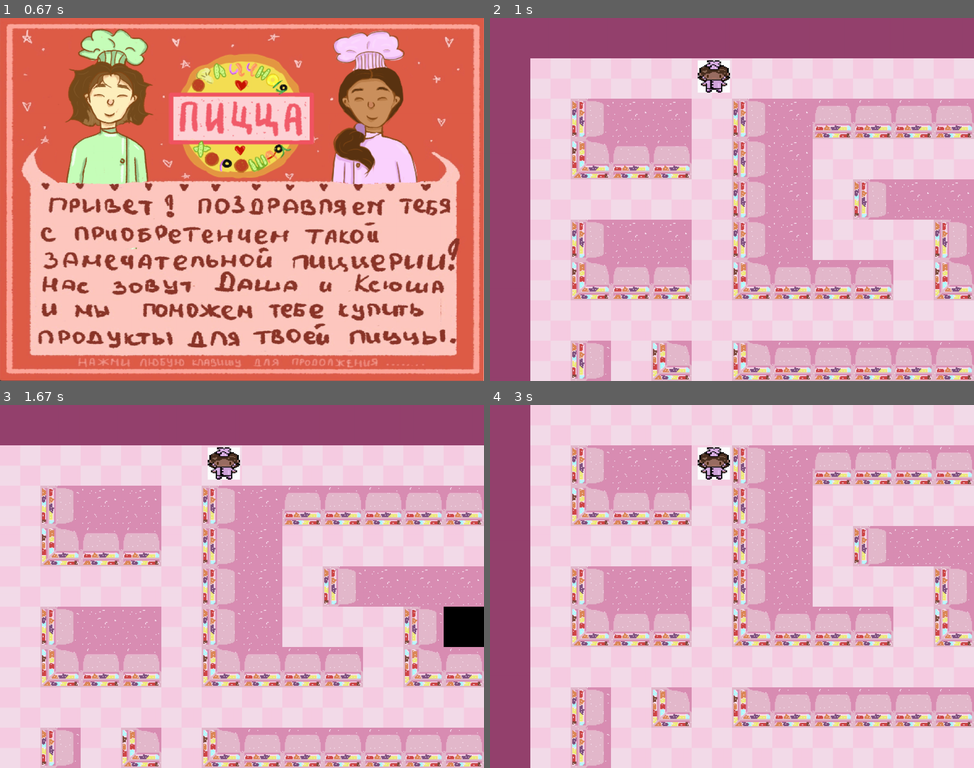
Above: before the commit, frames 1-4 (two rows, left to right).
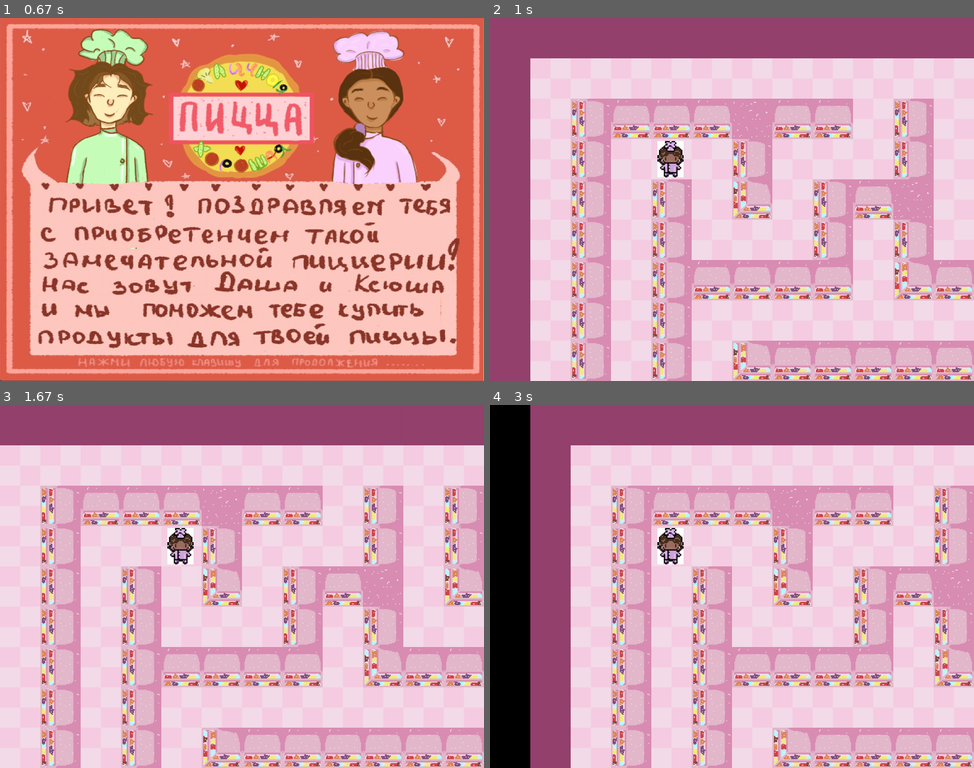
Above: after the commit, the same moments.

Repository: KsenyaShestakova/pygame_project
Game: pygame game, started from 1.py
The game is run twice, just before and just after one commit, with the same random seed, the same clock (stepped at 60 frames per second) and the same inputs.
Inputs (mouse positions are in pixels of both pictures, inside the frame that each line leads up to):
- Up to frame 1 (0.67 s): click (353, 148) at 0.38 s
- Up to frame 2 (1 s): hold D from 0.67 s (still down)
- Up to frame 3 (1.67 s): release D at 1.13 s; hold W 1.17-1.47 s; hold D from 1.5 s (still down)
- Up to frame 4 (3 s): release D at 1.97 s; hold A 2-2.53 s; hold S 2.57-2.87 s; hold A from 2.9 s (still down)

Frame 1 is identical in both runs. In frame 2, 25% of the frame differs, in the area x 16-100%, y 11-100%; in frame 3, 29%; in frame 4, 72%, in the area x 0-100%, y 0-100%.

Commit message:
fix level 1 and add level 2 and 3

Diff:
--- a/Игра/1.py
+++ b/1.py
@@ -124,7 +124,7 @@
 class Player(pygame.sprite.Sprite):
     def __init__(self, pos_x, pos_y):
         super().__init__(player_group, all_sprites)
-        self.image = player_image
+        self.image = player_k_image
         self.rect = self.image.get_rect().move(
             tile_width * pos_x + 15, tile_height * pos_y + 5)
         self.pos = (pos_x, pos_y)
@@ -178,13 +178,13 @@
         if y > 0 and (level_map[y - 1][x] == "." or level_map[y - 1][x] == "@"):
             player.move(x, y - 1)
     elif movement == "down":
-        if y < level_y and (level_map[y + 1][x] == "." or level_map[y + 1][x] == "@"):
+        if y < max_y and (level_map[y + 1][x] == "." or level_map[y + 1][x] == "@"):
             player.move(x, y + 1)
     elif movement == "left":
         if x > 0 and (level_map[y][x - 1] == "." or level_map[y][x - 1] == "@"):
             player.move(x - 1, y)
     elif movement == "right":
-        if x < level_y and (level_map[y][x + 1] == "." or level_map[y][x + 1] == "@"):
+        if x < max_x and (level_map[y][x + 1] == "." or level_map[y][x + 1] == "@"):
             player.move(x + 1, y)
 
 
@@ -205,15 +205,16 @@
     '#': pygame.transform.scale(load_image('TEXTURE_wall.jpg'), (100, 100)),
     'empty': pygame.transform.scale(load_image('TEXTURE_pol.jpg'), (100, 100))
 }
-player_image = pygame.transform.scale(load_image('PERS_K.jpg', -1), (80, 80))
+player_k_image = pygame.transform.scale(load_image('PERS_K.jpg', -1), (65, 90))
+player_d_image = pygame.transform.scale(load_image('PERS_D.jpg', -1), (65, 90))
 
 tile_width = tile_height = 100
 
 
 start_screen()
 story()
-level_map = load_level('test_map_Dasha.txt')
-player, level_x, level_y = generate_level(level_map)
+level_map = load_level('level_3.txt')
+player, max_x, max_y = generate_level(level_map)
 
 running = True
 while running:
--- /dev/null
+++ b/level_2.txt
@@ -0,0 +1,28 @@
+###################
+#000.....1...3.322#
+#000.322.3.32.....#
+#00?..........120.#
+#00.1.1.1.1.1.1.3.#
+#00.1.1.1.1.1.1...#
+#00.1.1...1.1.3222#
+#00.1.1.1.1.1.....#
+#...3.3.3.3.10....#
+#.1.........10....#
+#.10000.1.10000...#
+#.1...1.1.1...100.#
+#.1.1.1.1.1.1.320.#
+#.1.1.1.1.1*1...1.#
+#.1.322.1.322.1.1.#
+#.1.....1.....1.1.#
+#.1200.100.1000.1.#
+#.1.32.322.3222.1.#
+#.1.............1.#
+#.122222222222222.#
+#.1...............#
+#.100000000000000.#
+#.322222222222222.#
+#.................#
+#0000000000000000.#
+#0022222222222222.#
+#00@..............#
+###################
--- /dev/null
+++ b/level_3.txt
@@ -0,0 +1,22 @@
+##########################
+#.............1.......1.1#
+#.1222022.1.122.10000.1.1###
+#.1.?.1...1.1...1...1*1.120#
+#.1.1.3.120.3.1.1.1.322.1.1#
+#.1.1...1.1...1.1.1.....1.1#
+#.1.12222.32222.1.1222222.1#
+#.1.1...........1.1.......1#
+#.1.1.32222222220.1.320.320#
+#.1.1.......1...1.1...1...1#
+#.1.3222020.1.1.1.120.320.1#
+#.1.....1.1.1.1.1.1.1...1.1#
+#.32220.1.3.322.1...320.1.1#
+#.....1.1.......1.1...1.1.1#
+#222222.1222022.1.320.3.1.1#
+#.......1...1...1...1...1.1#
+#.32220.1.1.3222220.1.122.1#
+#.....1.1.1.......1.1.1...1#
+#.100.322.10000.322.1.1.100#
+#.100.....10000.....1.1.1###
+#.100000000000000000000@1#
+##########################
Renamed: Игра/buttons.py -> buttons.py
Renamed: Игра/data/BUTTON_new_game.png -> data/BUTTON_new_game.png
Renamed: Игра/data/BUTTON_new_game_change.png -> data/BUTTON_new_game_change.png
Renamed: Игра/data/BUTTON_old_game.png -> data/BUTTON_old_game.png
Renamed: Игра/data/BUTTON_old_game_change.png -> data/BUTTON_old_game_change.png
Renamed: Игра/data/BUTTON_settings.png -> data/BUTTON_settings.png
Renamed: Игра/data/BUTTON_settings_change.png -> data/BUTTON_settings_change.png
Renamed: Игра/data/PERS_D.jpg -> data/PERS_D.jpg
Renamed: Игра/data/PERS_K.jpg -> data/PERS_K.jpg
Renamed: Игра/data/TEXTURE_0.jpg -> data/TEXTURE_0.jpg
Renamed: Игра/data/TEXTURE_1.jpg -> data/TEXTURE_1.jpg
Renamed: Игра/data/TEXTURE_2.jpg -> data/TEXTURE_2.jpg
(and 13 more such lines)
